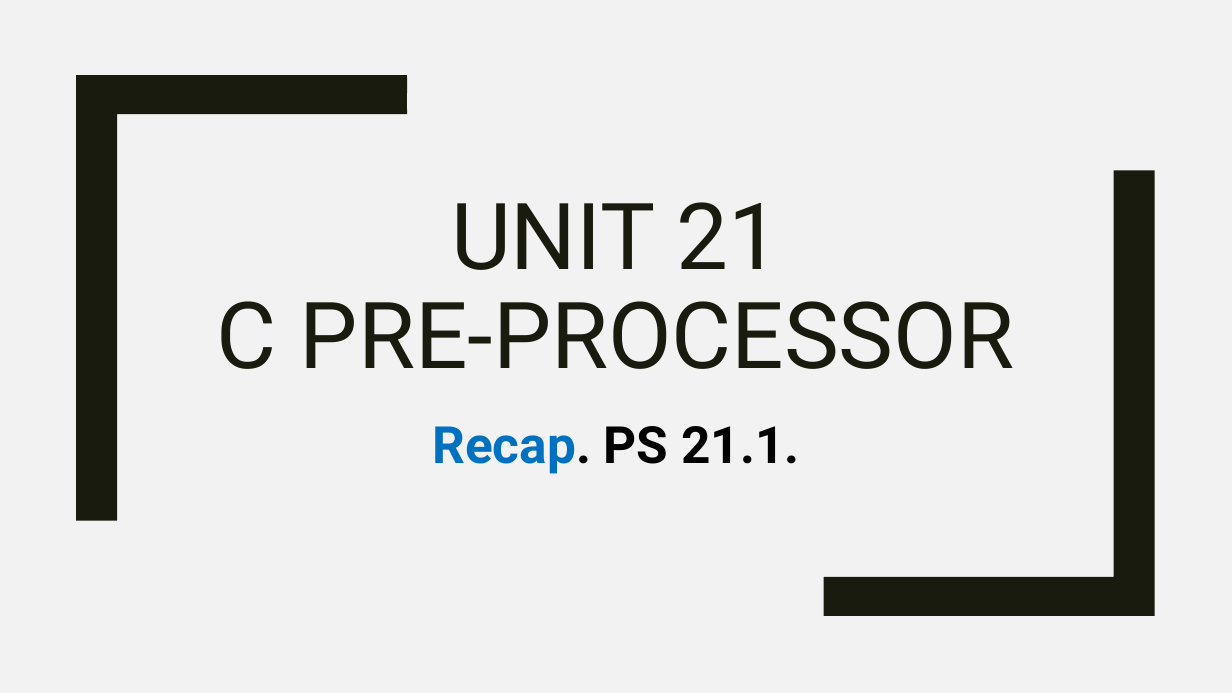
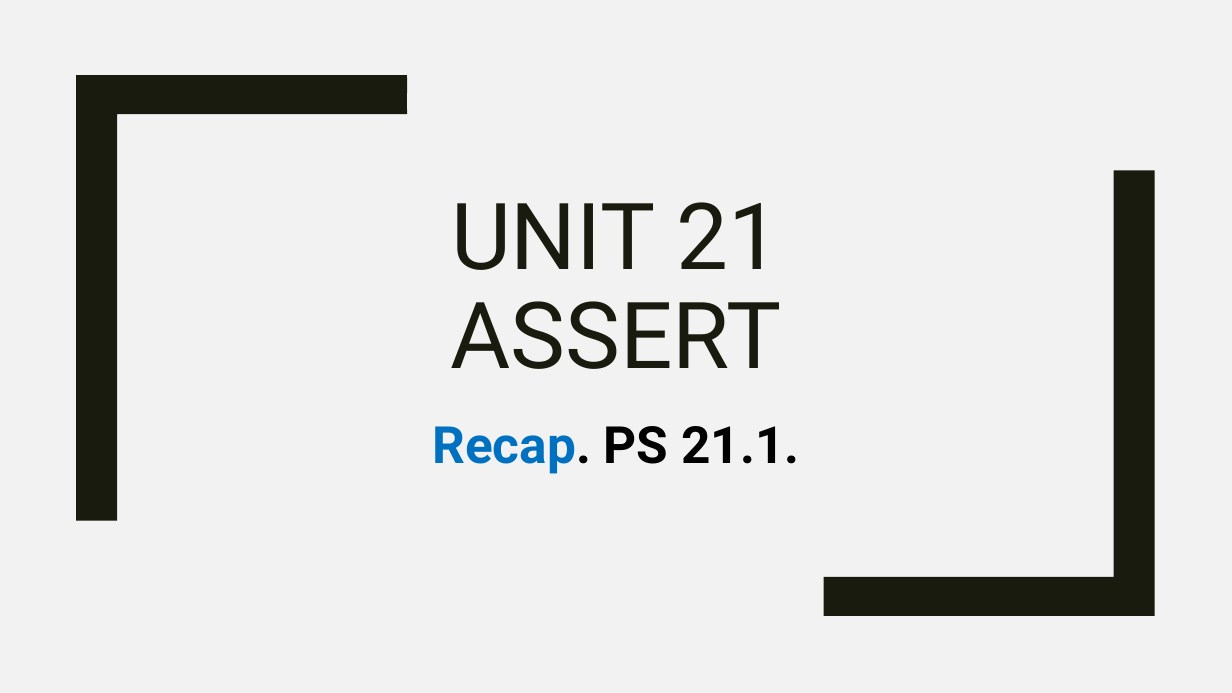
Before and after one commit to DigiPie/CS1010-Tutorial-C09, a slide deck: slide 25 of Tutorial_8/CS1010_TutC09_8.pptx. Drawn at 1232x693 pixels with LibreOffice and Linux fonts; fonts in the diff are those of the drawing. Boxes give left, top, right and bottom in pixels: in the first picture for what was removed or moved away, otherwise in the second. Text is boxed around its words. In the diff, an @@ line names an element or a change of style, - is before the commit and + after.

```diff
--- a/Tutorial_8/CS1010_TutC09_8.pptx
+++ b/Tutorial_8/CS1010_TutC09_8.pptx
@@ title at [451, 202, 782, 369]: text changed @@
-UNIT 21
-C PRE-PROCESSOR
+UNIT 21
+ASSERT
```
Also in this commit, not shown: 6 other slides changed, 1 other file.
